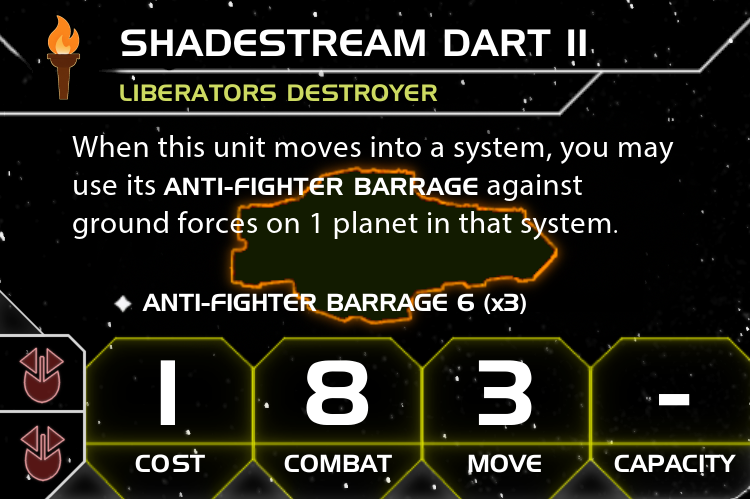
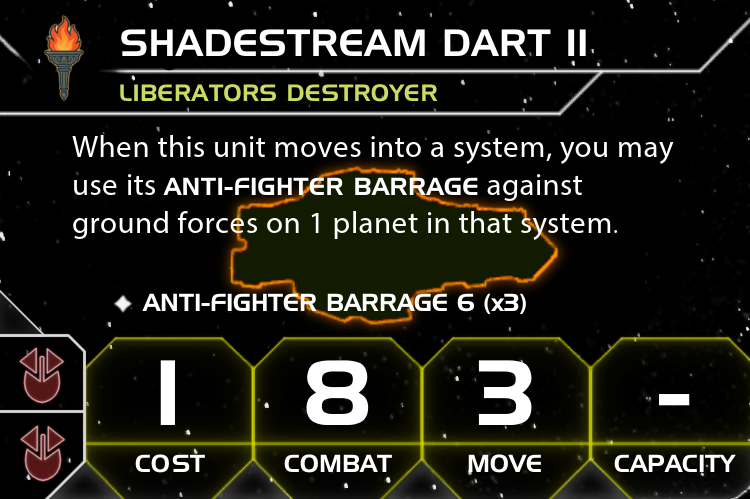
Before/after of a (750, 499) layered artwork. What changed in the layer stack:
added layer "Pasted Layer" in group "Symbol" over [43, 14, 85, 102]
hid "icon.png copy" over [46, 15, 81, 101]